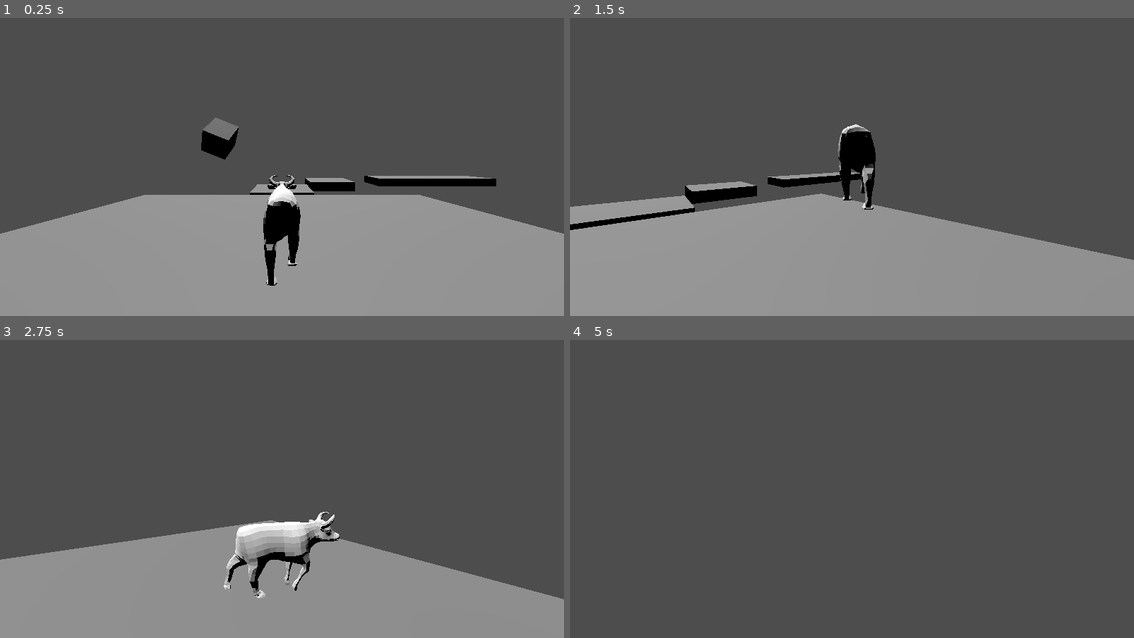
Above: before the commit, frames 1-4 (two rows, left to right).
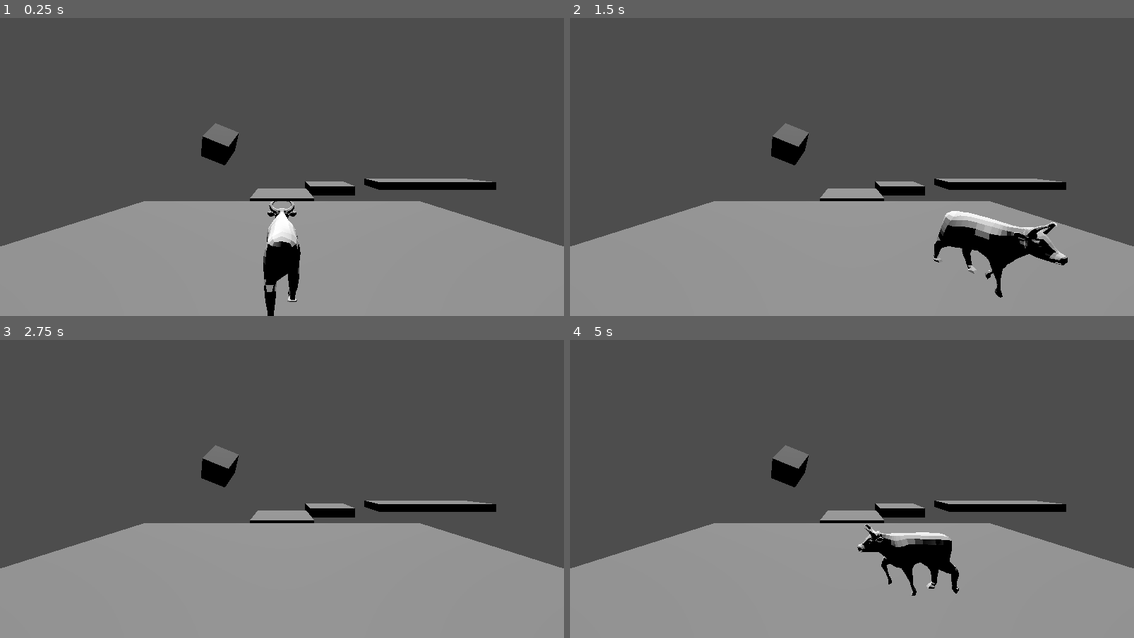
Above: after the commit, the same moments.

Repository: OnTheRadio3/avalon-inverse
Game: Godot game, scene res://game_scenes/game_test.tscn
Same seed, same stepped clock (60 frames per second), same inputs: the game is played once before the commit and once after it.
Inputs:
- Up to frame 1 (0.25 s): no input
- Up to frame 2 (1.5 s): tap Enter at 0.5 s; hold D 0.53-1.28 s; tap J at 0.6 s; hold S from 1.28 s (still down); tap K at 1.35 s
- Up to frame 3 (2.75 s): release S at 2.03 s; hold D from 2.03 s (still down); tap Enter at 2.1 s
- Up to frame 4 (5 s): release D at 2.78 s; hold W 2.78-3.53 s; tap Shift at 2.85 s; hold A from 3.53 s (still down); tap J at 3.6 s; tap K at 4.35 s

The runs differ from the first frame. In frame 1, 5.9% of the frame differs, in the area x 0-100%, y 33-100%; in frame 2, 12%; in frame 3, 9.4%; in frame 4, 37%, in the area x 0-100%, y 35-100%.
Error after the commit: Attempt to call function 'new' in base 'null instance' on a null instance. (res://scripts/entities/camera/fermi_camera.gd:15)

Commit message:
Made camera changes

Diff:
--- a/entity_scenes/Fermi.tscn
+++ b/entity_scenes/Fermi.tscn
@@ -42,35 +42,35 @@
 script = ExtResource("3_hu4y7")
 
 [node name="Skeleton3D" parent="Armature" index="0"]
-bones/3/rotation = Quaternion(0.129967, 1.04394e-05, 0.000150608, 0.991518)
-bones/4/rotation = Quaternion(0.00796574, 0.000120492, 0.000572297, 0.999968)
-bones/5/rotation = Quaternion(-0.34774, -6.18098e-05, 0.000439616, 0.937591)
-bones/8/position = Vector3(-0.0893899, 0.348613, 0.102743)
-bones/8/rotation = Quaternion(0.921573, -0.217305, 0.319203, -0.0398942)
-bones/10/rotation = Quaternion(0.921456, 0.217627, -0.319302, -0.0400487)
-bones/12/position = Vector3(-0.218409, 0.560238, -0.0743997)
-bones/12/rotation = Quaternion(-0.682156, -0.134795, 0.148561, 0.703153)
-bones/13/rotation = Quaternion(-0.0805063, -0.0202721, 0.0227129, 0.996289)
-bones/14/rotation = Quaternion(-0.239351, -0.0109856, 0.0661936, 0.968612)
-bones/15/rotation = Quaternion(0.0714508, 0.00134902, 0.0349731, 0.99683)
-bones/16/rotation = Quaternion(-0.22283, 0.00420066, 0.0876061, 0.970904)
-bones/17/position = Vector3(0.218409, 0.556623, -0.0153446)
-bones/17/rotation = Quaternion(-0.589034, 0.152287, -0.13057, 0.782815)
-bones/18/rotation = Quaternion(-0.0459368, 0.0207987, -0.00705113, 0.998703)
-bones/19/rotation = Quaternion(-0.0193611, 5.27661e-08, 0.0404963, 0.998992)
-bones/20/rotation = Quaternion(0.0235947, 0.000101216, -0.0579371, 0.998041)
-bones/22/position = Vector3(-0.216973, 0.160019, -0.0721815)
-bones/22/rotation = Quaternion(-0.598521, -0.0105278, 0.0571464, 0.798997)
-bones/23/rotation = Quaternion(-0.125785, 0.00657365, -0.0396196, 0.991244)
-bones/24/rotation = Quaternion(0.138941, -0.003918, -0.00048278, 0.990293)
-bones/25/rotation = Quaternion(0.22516, 0.000206079, -0.0204628, 0.974107)
-bones/26/rotation = Quaternion(-0.0176895, 0.00028985, 0.00107516, 0.999843)
-bones/27/position = Vector3(0.216807, 0.16098, -0.13265)
-bones/27/rotation = Quaternion(-0.815327, -0.00726845, -0.0576785, 0.576074)
-bones/28/rotation = Quaternion(-0.12385, -0.00645908, 0.0397466, 0.991484)
-bones/29/rotation = Quaternion(0.135389, 0.0038013, 0.000255325, 0.990785)
-bones/30/rotation = Quaternion(0.245863, 4.55411e-05, 0.0217887, 0.96906)
-bones/31/rotation = Quaternion(0.31017, 0.000189637, 0.0278948, 0.950272)
+bones/3/rotation = Quaternion(0.12996742, 1.0439444e-05, 0.0001506085, 0.99151826)
+bones/4/rotation = Quaternion(0.007965741, 0.00012049175, 0.00057229685, 0.9999681)
+bones/5/rotation = Quaternion(-0.34773952, -6.1809784e-05, 0.00043961615, 0.9375911)
+bones/8/position = Vector3(-0.08938992, 0.34861347, 0.1027428)
+bones/8/rotation = Quaternion(0.92157286, -0.2173049, 0.31920287, -0.039894156)
+bones/10/rotation = Quaternion(0.92145586, 0.21762715, -0.31930166, -0.04004874)
+bones/12/position = Vector3(-0.21840878, 0.5555021, 0.0029733314)
+bones/12/rotation = Quaternion(-0.7044735, -0.12993455, 0.15283014, 0.6807916)
+bones/13/rotation = Quaternion(-0.046298586, -0.020793352, 0.007214948, 0.9986852)
+bones/14/rotation = Quaternion(-0.019361123, -5.045478e-08, -0.040496256, 0.9989921)
+bones/15/rotation = Quaternion(0.023594657, -0.00010120867, 0.057937134, 0.99804145)
+bones/16/rotation = Quaternion(0.08111812, -0.0017285908, -0.058180697, 0.9950035)
+bones/17/position = Vector3(0.2184087, 0.557314, -0.026630353)
+bones/17/rotation = Quaternion(-0.55249524, 0.15811789, -0.12344538, 0.8090173)
+bones/18/rotation = Quaternion(0.14896604, 0.023187025, 0.08087827, 0.9852564)
+bones/19/rotation = Quaternion(-0.48054484, 0.023105882, -0.18709254, 0.856469)
+bones/20/rotation = Quaternion(0.07145087, -0.0013490394, -0.034973145, 0.9968299)
+bones/22/position = Vector3(-0.21678951, 0.15964559, -0.024651727)
+bones/22/rotation = Quaternion(-0.73013836, 0.012843524, 0.057399914, 0.680763)
+bones/23/rotation = Quaternion(-0.35133365, 0.016652508, -0.02100632, 0.93586653)
+bones/24/rotation = Quaternion(0.36244047, -0.011280851, -0.0150256185, 0.93181753)
+bones/25/rotation = Quaternion(-0.063100114, 0.0092759, -0.0048668846, 0.9979523)
+bones/26/rotation = Quaternion(-0.05989428, 0.0031717704, -0.0125558125, 0.9981208)
+bones/27/position = Vector3(0.21666092, 0.19601479, -0.06575683)
+bones/27/rotation = Quaternion(-0.6096848, 0.010548409, -0.057225853, 0.79050523)
+bones/28/rotation = Quaternion(-0.2273048, -0.009312584, 0.030219039, 0.9733102)
+bones/29/rotation = Quaternion(0.13486831, 0.0037841862, 0.0002219872, 0.9908563)
+bones/30/rotation = Quaternion(0.34441423, 0.0001896039, 0.030527182, 0.9383213)
+bones/31/rotation = Quaternion(0.015982335, -1.05715535e-05, 0.00030564444, 0.99987227)
 
 [node name="TerrainCollider" type="CollisionShape3D" parent="." index="3"]
 transform = Transform3D(1.91069e-15, 4.37114e-08, -1, 1, -4.37114e-08, 0, -4.37114e-08, -1, -4.37114e-08, 0, 0.842676, 0)
@@ -79,7 +79,8 @@
 [node name="Camera3D" type="Camera3D" parent="." index="4"]
 transform = Transform3D(1, 0, 0, 0, 1, 0, 0, 0, 1, 0, 2.8, 5)
 script = ExtResource("4_lbat7")
-camera_rotation_offset = Vector3(-10, 0, 0)
+local_offset = Vector3(0, 2, 5)
+cam_target_offset = Vector3(0, 1, 10)
 
 [node name="AnimationTree" type="AnimationTree" parent="." index="5"]
 tree_root = SubResource("AnimationNodeBlendSpace1D_l5twp")
--- a/project.godot
+++ b/project.godot
@@ -12,7 +12,7 @@
 
 config/name="Avalon Inverse"
 run/main_scene="uid://o5e8fkc41tvm"
-config/features=PackedStringArray("4.4", "Forward Plus")
+config/features=PackedStringArray("4.5", "Forward Plus")
 config/icon="res://icon.svg"
 
 [input]
--- a/scripts/entities/camera/fermi_cam_state.gd
+++ b/scripts/entities/camera/fermi_cam_state.gd
@@ -1,9 +1,30 @@
+@abstract
 class_name CamState
 extends RefCounted
 
+var p_parent:Camera3D
+var p:Fermi
 
-func _exit_state() -> void:
-	pass
+func _init(p_owner:Camera3D, p_player:Fermi) -> void:
+	p_parent = p_owner
+	p = p_player
 
-func _process_state(delta:float) -> void:
-	pass
+func set_cam_position() -> void:
+	p_parent.linear_velocity = p_parent.linear_constraint()
+
+func apply_cam_linear_constraint_2(delta:float) -> void:
+	p_parent.linear_velocity += p_parent.linear_constraint_2() * delta
+
+func set_cam_orientation(rotation_speed:float, delta:float) -> void:
+	var orientation = Basis.looking_at(
+		p_parent.p.transform.origin - p_parent.basis * p_parent.cam_target_offset,
+		p_parent.cam_up)
+
+
+	p_parent.basis = p_parent.basis.slerp(orientation, 1.0 - pow(0.5, delta * rotation_speed))
+
+@abstract
+func _exit_state() -> void
+
+@abstract
+func _process_state(delta:float) -> void
--- a/scripts/entities/camera/fermi_camera.gd
+++ b/scripts/entities/camera/fermi_camera.gd
@@ -1,7 +1,7 @@
 extends Camera3D
 
-var local_offset := Vector3(0.0, 2.2, 5.0)
-@export var camera_rotation_offset := Vector3(-5.0, 0.0, 0.0)
+@export var local_offset := Vector3(0.0, 2.5, 5.0)
+@export var cam_target_offset := Vector3(0.0, 0.0, 1.0)
 var cam_up := Vector3.UP
 
 var linear_velocity := Vector3.ZERO
@@ -9,35 +9,41 @@
 
 var new_basis:Basis = Basis.IDENTITY
 
-var active_state := 0
-
-const CAM_STATIC := 0
-const CAM_MOVING := 1
-const CAM_JUMPING := 2
-
-var cam_states:Array[Callable] = [set_cam_static, set_cam_moving]
-
 @onready var p := get_parent() as Fermi
 
+
+var cam_states:Dictionary[String, CamState] = {
+	IDLE = load("res://scripts/entities/camera/cam_idle.gd").new(self, get_parent()),
+	MOVING = load("res://scripts/entities/camera/cam_moving.gd").new(self, get_parent())
+}
+
+var state:CamState = cam_states.IDLE:
+	set(value):
+		state._exit_state()
+		state = value
 
 var x_prev := Vector3.ZERO
 var y_prev := Vector3.ZERO
 var m_jacobian := Basis.IDENTITY
 
 func linear_constraint() -> Vector3:
-	return p.transform.origin - transform.origin - get_distance_from_ground() * cam_up + get_cam_local() * local_offset
+	return p.transform.origin - transform.origin - get_distance_from_ground() * cam_up + basis * local_offset
+
+func linear_constraint_2() -> Vector3:
+	var distance_along_z := p.transform.origin.dot(p.basis.z) - transform.origin.dot(p.basis.z)
+	if distance_along_z > 0:
+		return p.transform.origin - transform.origin
+	else:
+		return Vector3.ZERO
 
 func get_closest_level_point() -> Transform3D:
-	var p := get_parent() as Fermi
-
 	if p.m_level_sections[0] == null:
-		return Transform3D.IDENTITY
+		return Transform3D(Basis.IDENTITY, Vector3.UP)
 
 	var path := p.m_level_sections[0].path as Path3D
 
 	var path_forward := path.curve.get_closest_offset(p.transform.origin - path.transform.origin)
 	var point := path.curve.sample_baked_with_rotation(path_forward)
-	#point.origin += path.origin
 
 	return point
 
@@ -50,41 +56,13 @@
 	return final_pos
 
 func get_cam_forward() -> Vector3:
-	var p := get_parent_node_3d() as Fermi
+	@warning_ignore("unused_variable")
 	var path := p.m_level_sections[0].path as Path3D
 
 	return Vector3.ZERO
-	#path.curve.
 
 func set_cam_position() -> void:
 	linear_velocity = linear_constraint()
-
-func set_cam_orientation(delta:float) -> void:
-	var p = get_parent() as Fermi
-	#var orientation := get_closest_level_point().basis
-	var orientation = p.basis
-	var level_orientation := get_closest_level_point().basis
-	var angle:float = orientation.z.signed_angle_to(new_basis.z, orientation.y)
-	var lerp_speed:float = min(absf(angle), 1.0 - pow(0.5, 2.0 * delta)) * -sign(angle)
-
-	#print(angle > absf(1.0 - pow(0.5, 2.0 * delta)))
-
-	#\
-	#- absf(level_orientation.z.signed_angle_to(new_basis.z, level_orientation.y)) * 2
-
-	new_basis = new_basis.rotated(orientation.y, lerp_speed)
-
-	basis = new_basis# * Basis.from_euler(camera_rotation_offset * PI/180)
-
-
-func set_cam_static(delta:float) -> void:
-	set_cam_moving(delta)
-
-func set_cam_moving(delta:float) -> void:
-	var parent = get_parent()
-
-	set_cam_orientation(delta)
-	set_cam_position()
 
 ## Deprecated
 func cam_position_jumping() -> void:
@@ -124,13 +102,20 @@
 	m_jacobian.z = Vector3(d.z / df.x, d.y / df.y, d.z / df.z)
 
 
-	if p.m_speed == Vector3.ZERO:
-		active_state = CAM_STATIC
-	else:
-		active_state = CAM_MOVING
+	#if p.m_state == p.m_states.idle:
+		#state = cam_states.IDLE
+	#else:
+		#state = cam_states.MOVING
+
+	state._process_state(delta)
 
 	transform.origin += linear_velocity
+	#new_basis = new_basis.rotated(angular_velocity.normalized(), angular_velocity.length())
+	#basis = new_basis
+	#look_at_from_position(transform.origin, p.transform.origin - 30.0 * p.basis.z\
+	#,cam_up)
 
-	cam_states[active_state].call(delta)
+	angular_velocity -= angular_velocity * 24 * delta
+
 	x_prev = transform.origin
 	y_prev = linear_constraint()
--- a/scripts/entities/fermi.gd
+++ b/scripts/entities/fermi.gd
@@ -11,6 +11,7 @@
 	set(value):
 		if m_state != null:
 			m_state._exit_state()
+		$Camera3D.state = $Camera3D.cam_states[value.cam_state]
 		m_state = value
 
 var m_level_sections:Array[Node3D] = [null, null]
@@ -53,6 +54,7 @@
 	for i in 8:
 		if collision_result:
 			floor_collisions += 1
+			m_speed = m_speed.slide(collision_result.get_normal())
 			vel = vel.slide(collision_result.get_normal())
 			collision_result = move_and_collide(vel)
 		else:
@@ -70,6 +72,12 @@
 
 func check_floor() -> bool:
 	return !raycast(transform.origin, -0.01 * basis.y).is_empty()
+
+func apply_gravity(delta:float):
+	#if !check_floor():
+		#return
+
+	m_speed.y -= 9.81 * delta
 
 func turn(angle:float) -> void:
 	rotate_y(angle)
@@ -132,9 +140,7 @@
 
 	if transform.origin.y < -50:
 		transform.origin = Vector3.ZERO
-
+		m_speed = Vector3.ZERO
 	#endregion
 
-	var movement_vector := camera.basis * input.get_movement_vector()
-
 	collide_and_slide(basis * m_speed * delta)
--- a/scripts/entities/fermi_idle.gd
+++ b/scripts/entities/fermi_idle.gd
@@ -1,8 +1,13 @@
 class_name FermiIdle
 extends FermiState
 
+func _ready_state() -> void:
+	cam_state = "IDLE"
+
 func _process_state(delta:float) -> void:
 	p_parent.rotate_to_input_direction()
+
+	p_parent.apply_gravity(delta)
 
 	if p_parent.input.get_movement_vector() != Vector3.ZERO or p_parent.m_speed.z != 0.0:
 		p_parent.m_state = p_parent.m_states.walk
--- a/scripts/entities/fermi_jump.gd
+++ b/scripts/entities/fermi_jump.gd
@@ -5,6 +5,9 @@
 var last_ground_position := Vector3.ZERO
 var gravity_scale:float = 2.0
 var gravity := 9.81
+
+func _ready_state() -> void:
+	cam_state = "MOVING"
 
 func _process_state(delta:float) -> void:
 	if jump_entered:
--- a/scripts/entities/fermi_run.gd
+++ b/scripts/entities/fermi_run.gd
@@ -1,6 +1,8 @@
 extends FermiState
 class_name FermiRun
 
+func _ready_state() -> void:
+	cam_state = "MOVING"
 
 func _exit_state() -> void:
 	pass
@@ -9,6 +11,7 @@
 	p_parent.run_from_input(delta)
 	p_parent.rotate_from_input(delta)
 
+	p_parent.apply_gravity(delta)
 
 	if p_parent.input.is_jumping():
 		p_parent.set_state("jump")
--- a/scripts/entities/fermi_state.gd
+++ b/scripts/entities/fermi_state.gd
@@ -1,13 +1,20 @@
+@abstract
 class_name FermiState
 extends Resource
 
 var p_parent:Fermi
 
+var cam_state:String
+
 func _init(p_owner:Fermi) -> void:
 	p_parent = p_owner
+	_ready_state()
 
-func _process_state(delta:float) -> void:
-	pass
+@abstract
+func _ready_state() -> void
 
-func _exit_state() -> void:
-	pass
+@abstract
+func _process_state(delta:float) -> void
+
+@abstract
+func _exit_state() -> void
--- a/scripts/entities/fermi_walk.gd
+++ b/scripts/entities/fermi_walk.gd
@@ -1,12 +1,18 @@
 class_name FermiWalk
 extends FermiState
 
+func _ready_state() -> void:
+	cam_state = "MOVING"
+
+func _exit_state() -> void:
+	p_parent.m_speed.x = 0
 
 
 func _process_state(delta:float) -> void:
 	p_parent.walk_from_input(delta)
 	p_parent.rotate_from_input(delta)
 
+	p_parent.apply_gravity(delta)
 	#var animRoot = p_parent.animTree["parameters/playback"]
 
 
